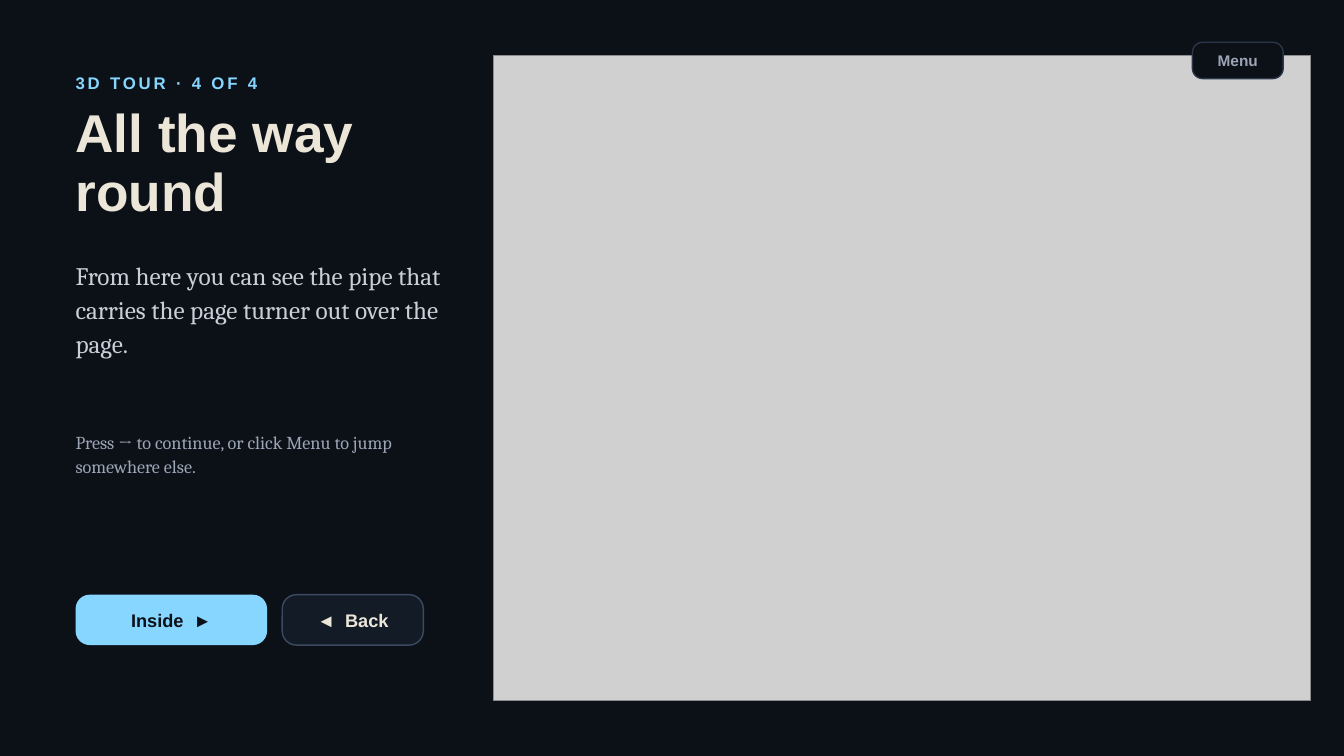
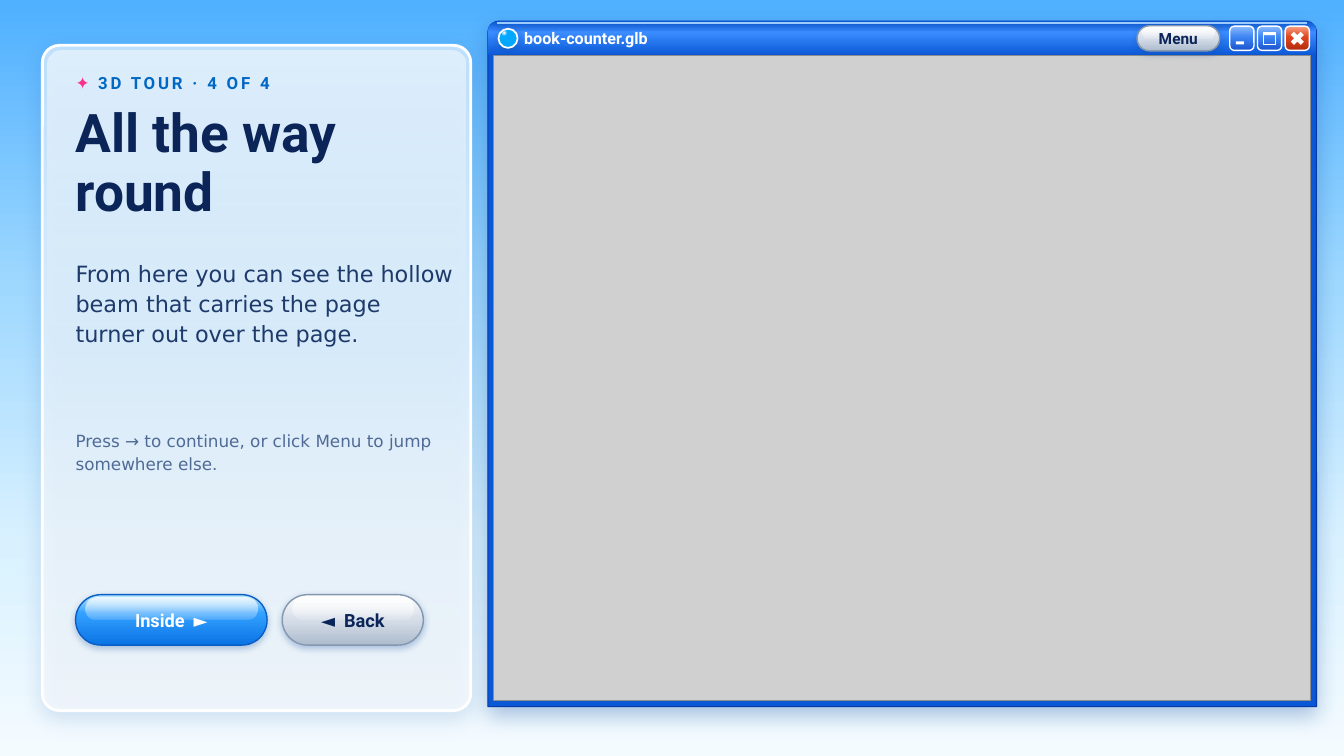
Before and after one commit to sharmaricha676-rgb/bookcounterppt, a slide deck: slide 17 of BookCounter-interactive.pptx (slide 16 before the commit). Drawn at 1344x756 pixels with LibreOffice and Linux fonts; fonts in the diff are those of the drawing; grey boxes stand for pictures. Boxes give left, top, right and bottom in pixels: in the first picture for what was removed or moved away, otherwise in the second. Text is boxed around its words. In the diff, an @@ line names an element or a change of style, - is before the commit and + after.

```diff
--- a/BookCounter-interactive.pptx
+++ b/BookCounter-interactive.pptx
@@ background #0C1118 to gradient #4FB0FF to #9FD8FF to #D9F1FF to #F4FBFF @@
@@ round same rect added at bbox=[488, 21, 1317, 707], fill #0A58D6, outline #0838A8 0.75 pt @@
@@ round same rect added at bbox=[488, 21, 1317, 55], fill gradient #0A58D6 to #3A8CFF @@
@@ line added from (497, 23) to (1308, 23), #9CCBFF 1 pt @@
@@ ellipse added at bbox=[499, 28, 518, 47], fill gradient #FFFFFF to #00A8FF, outline #FFFFFF 1.25 pt @@
@@ rounded rectangle "Menu": place and size @@
-rounded rectangle "Menu" at bbox=[1193, 42, 1284, 79]
+rounded rectangle "Menu" at bbox=[1137, 26, 1220, 51]
@@ rounded rectangle "Menu" at bbox=[1137, 26, 1220, 51]: font Arial to Roboto, text colour #9BA5B5 to #0B2559; fill #0C1118 to none; outline #2A3647 1 pt to none; proportions changed @@
@@ rounded rectangle added at bbox=[1137, 26, 1220, 51], fill gradient #FFFFFF to #D5DDE8 to #AEBCCD, outline #8597AE 1 pt @@
@@ rounded rectangle added at bbox=[1142, 27, 1215, 38], fill gradient #FFFFFF @@
@@ rounded rectangle added at bbox=[1230, 26, 1254, 50], fill gradient #8DBBFF to #3D85F2 to #1B55CF, outline #FFFFFF 1 pt @@
@@ rounded rectangle added at bbox=[1257, 26, 1281, 50], fill gradient #8DBBFF to #3D85F2 to #1B55CF, outline #FFFFFF 1 pt @@
@@ rounded rectangle added at bbox=[1286, 26, 1310, 50], fill gradient #F7A486 to #E0451F to #B32E0E, outline #FFFFFF 1 pt @@
@@ cross added at bbox=[1288, 28, 1307, 47], fill #FFFFFF @@
@@ rounded rectangle added at bbox=[42, 45, 471, 711], fill #FFFFFF at 62% opacity, outline #9FB3C8 2 pt @@
@@ rounded rectangle added at bbox=[47, 50, 466, 357], fill gradient #FFFFFF @@
@@ text added at bbox=[524, 32, 648, 47], 11.5 pt, text #FFFFFF, bold @@
+book-counter.glb
@@ rectangle added at bbox=[1236, 41, 1244, 44], fill #FFFFFF @@
@@ rectangle added at bbox=[1263, 32, 1275, 44], outline #FFFFFF 1 pt @@
@@ rectangle added at bbox=[1263, 32, 1275, 35], fill #FFFFFF @@
@@ text at bbox=[98, 77, 270, 89]: text changed; font Arial to Roboto; text colour #86D6FF to #0068C2 @@
-3D TOUR · 4 OF 4
+✦ 3D TOUR · 4 OF 4
@@ text "All the way round" at bbox=[76, 112, 337, 212]: font Arial to Roboto, text colour #ECE6D9 to #0B2559 @@
@@ text at bbox=[76, 265, 453, 347]: text changed; size 18 to 16 pt; font Cambria to DejaVu Sans; text colour #C9CFD8 to #1D3A6B @@
-From here you can see the pipe that carries the page turner out over the page.
+From here you can see the hollow beam that carries the page turner out over the page.
@@ text "Press → to continue, or ..." at bbox=[76, 434, 431, 470]: size 13 to 12 pt, font Cambria to DejaVu Sans, text colour #9BA5B5 to #4F6B95 @@
@@ rounded rectangle "Inside ►" at bbox=[76, 595, 267, 645]: font Arial to Roboto, text colour #0C1118 to #FFFFFF; fill #86D6FF to none; proportions changed @@
@@ rounded rectangle added at bbox=[76, 595, 267, 645], fill gradient #BFE9FF to #33A1FF to #0B74E5, outline #0A5FC4 1 pt @@
@@ rounded rectangle added at bbox=[86, 598, 257, 620], fill gradient #FFFFFF @@
@@ rounded rectangle "◄ Back" at bbox=[282, 595, 423, 645]: font Arial to Roboto, text colour #ECE6D9 to #0B2559; fill #131B26 to none; outline #3B4A60 1 pt to none; proportions changed @@
@@ rounded rectangle added at bbox=[282, 595, 423, 645], fill gradient #FFFFFF to #D5DDE8 to #AEBCCD, outline #8597AE 1 pt @@
@@ rounded rectangle added at bbox=[292, 598, 413, 620], fill gradient #FFFFFF @@
```
Also in this commit, not shown: 38 other slides changed, 1 slide added, 5 other files.
